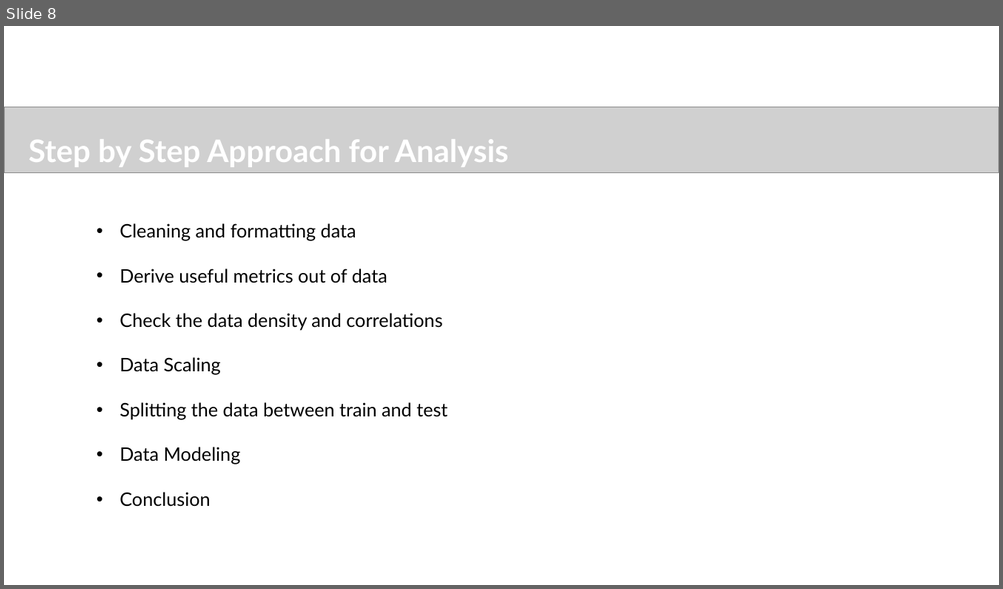
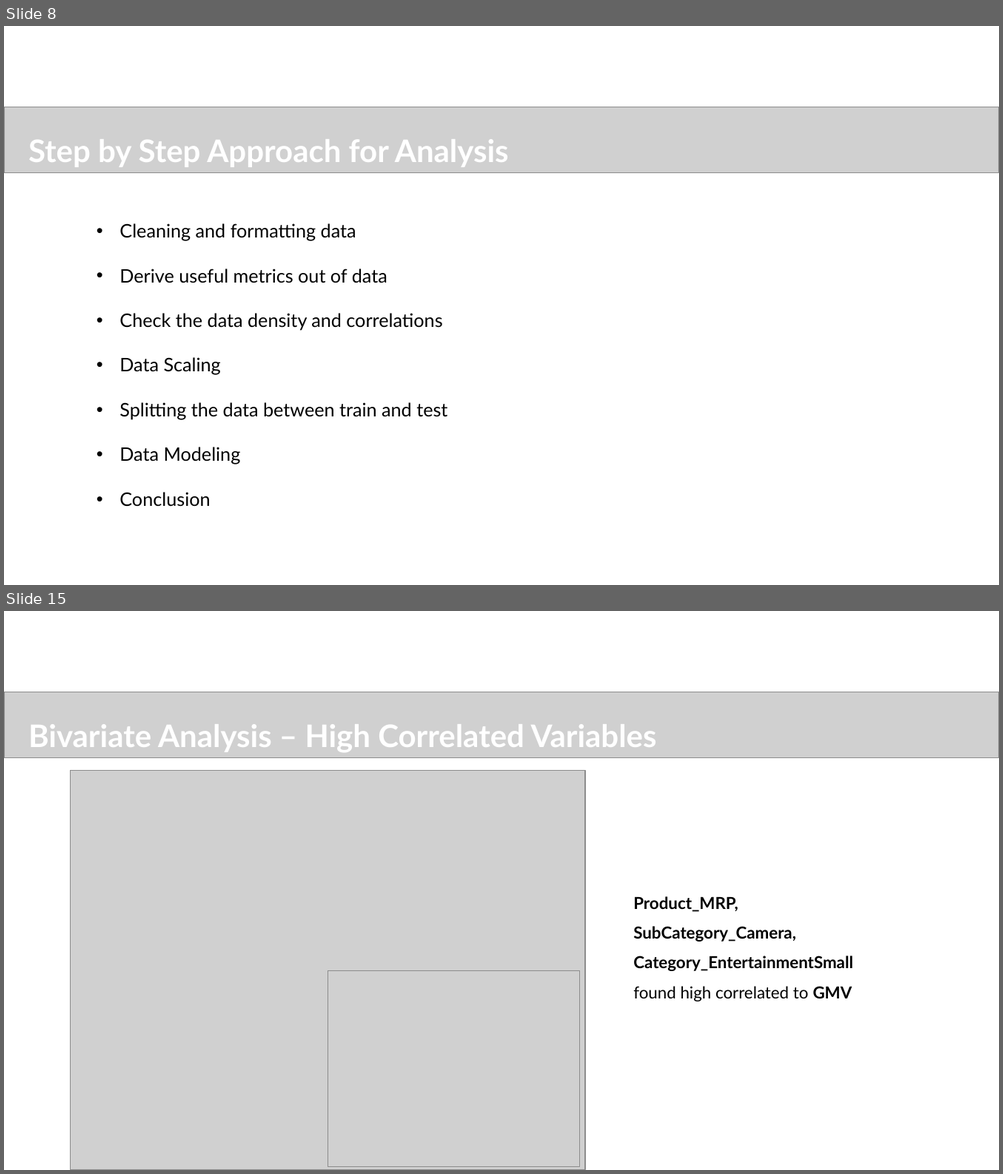
Before and after one commit to sureshballa/data-science-projects, a slide deck: Capstone Project/Ecommerce_Capstone_Project.pptx. Shown one above the other, each under a label of ours: slide 8 before the commit, slides 8 and 15 after it; the slides between them are not shown. The pictures are 1003x589 and 1003x1174 pixels, drawn with LibreOffice and Linux fonts; fonts in the diff are those of the drawing; grey boxes stand for pictures; background and template pictures are left out. Boxes give left, top, right and bottom in pixels: in the first picture for what was removed or moved away, otherwise in the second. Text is boxed around its words. In the diff, an @@ line names an element or a change of style, - is before the commit and + after.

```diff
--- a/Capstone Project/Ecommerce_Capstone_Project.pptx
+++ b/Capstone Project/Ecommerce_Capstone_Project.pptx
@@ slide 15 added at (x1=4, y1=611, x2=999, y2=1170), background #FFFFFF @@
@@ picture added at (x1=4, y1=692, x2=999, y2=758) @@
@@ text added at (x1=28, y1=724, x2=657, y2=752), 30 pt, text #FFFFFF, bold @@
+Bivariate Analysis – High Correlated Variables
@@ picture added at (x1=71, y1=771, x2=585, y2=1170) @@
@@ text added at (x1=633, y1=897, x2=853, y2=1002), 16 pt, text #000000, bold @@
+Product_MRP,
+SubCategory_Camera, Category_EntertainmentSmall
+found high correlated to GMV
@@ picture added at (x1=328, y1=971, x2=579, y2=1167) @@
```
Also in this commit, not shown: 4 slides changed, 7 other slides added, 1 slide removed.
